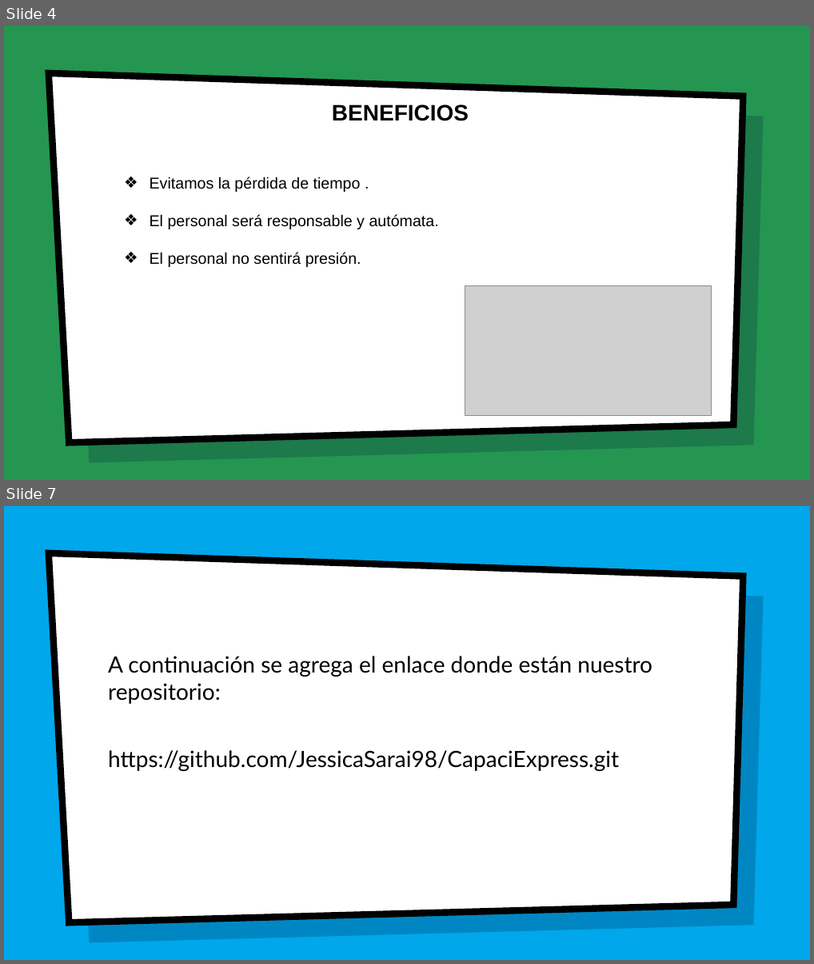
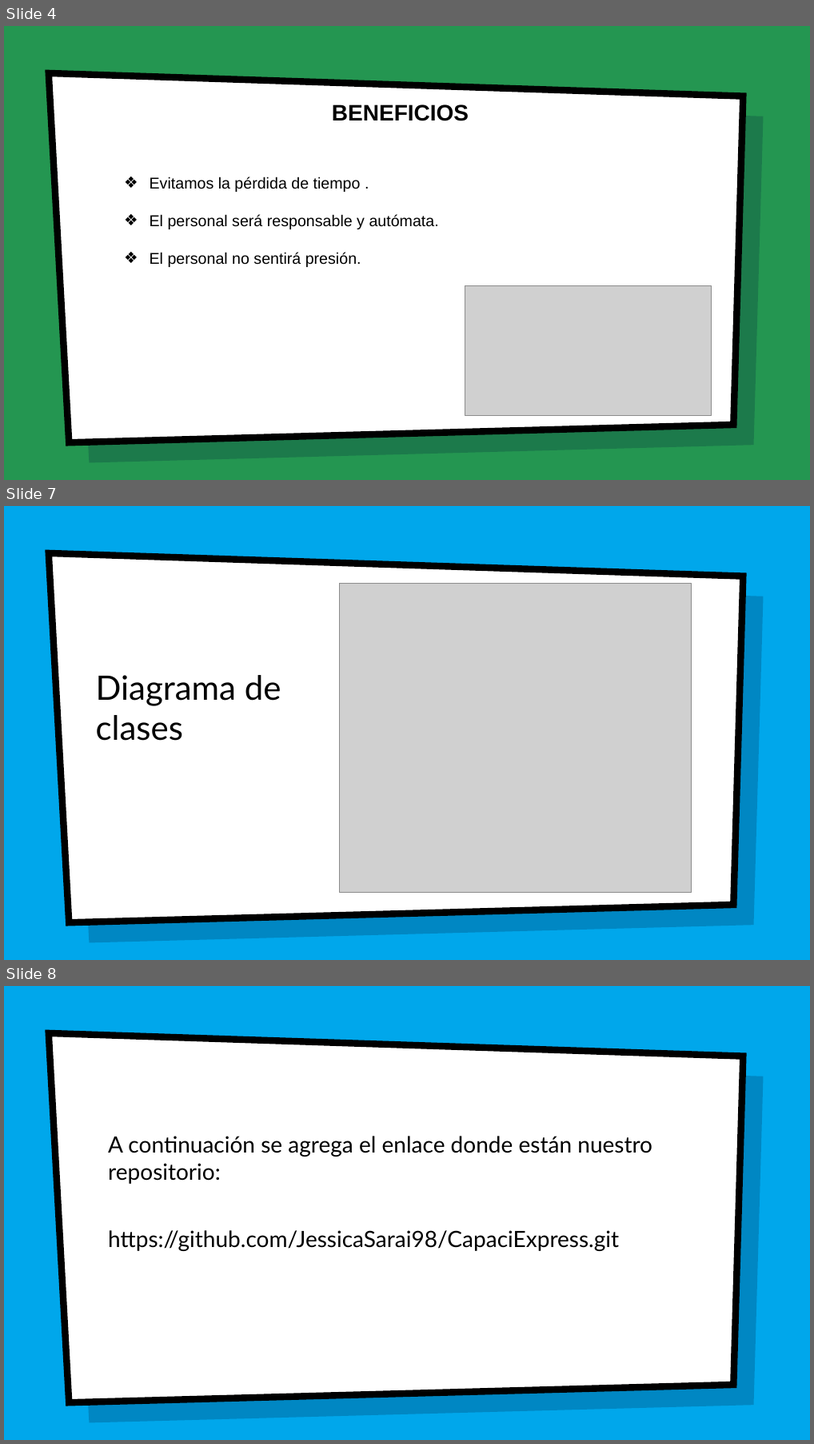
Before and after one commit to JessicaSarai98/CapaciExpress, a slide deck: Documentacion/CapaciExpress.pptx. Shown one above the other, each under a label of ours: slides 4 and 7 before the commit, slides 4, 7 and 8 after it; the slides between them are not shown. The pictures are 814x964 and 814x1444 pixels, drawn with LibreOffice and Linux fonts; fonts in the diff are those of the drawing; grey boxes stand for pictures; background and template pictures are left out. Boxes give left, top, right and bottom in pixels: in the first picture for what was removed or moved away, otherwise in the second. Text is boxed around its words. In the diff, an @@ line names an element or a change of style, - is before the commit and + after.

```diff
--- a/Documentacion/CapaciExpress.pptx
+++ b/Documentacion/CapaciExpress.pptx
@@ slide 7 added at bbox=[4, 506, 810, 960], background picture (left out); not listed: 2 template elements that a slide beside it also shows @@
@@ picture added at bbox=[339, 584, 692, 892] @@
@@ title added at bbox=[96, 675, 282, 740], 30 pt, text #000000 @@
+Diagrama de clases
@@ what was slide 7 is now slide 8 @@
```
Also in this commit, not shown: 4 slides changed, 3 other files.
